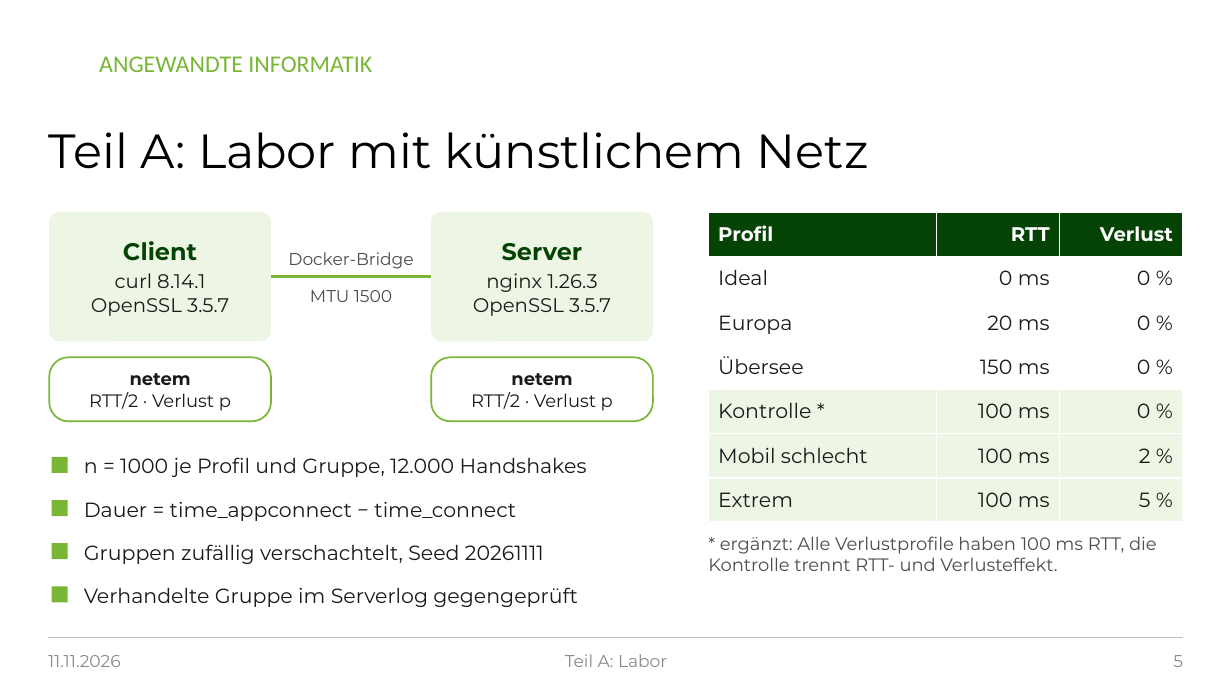
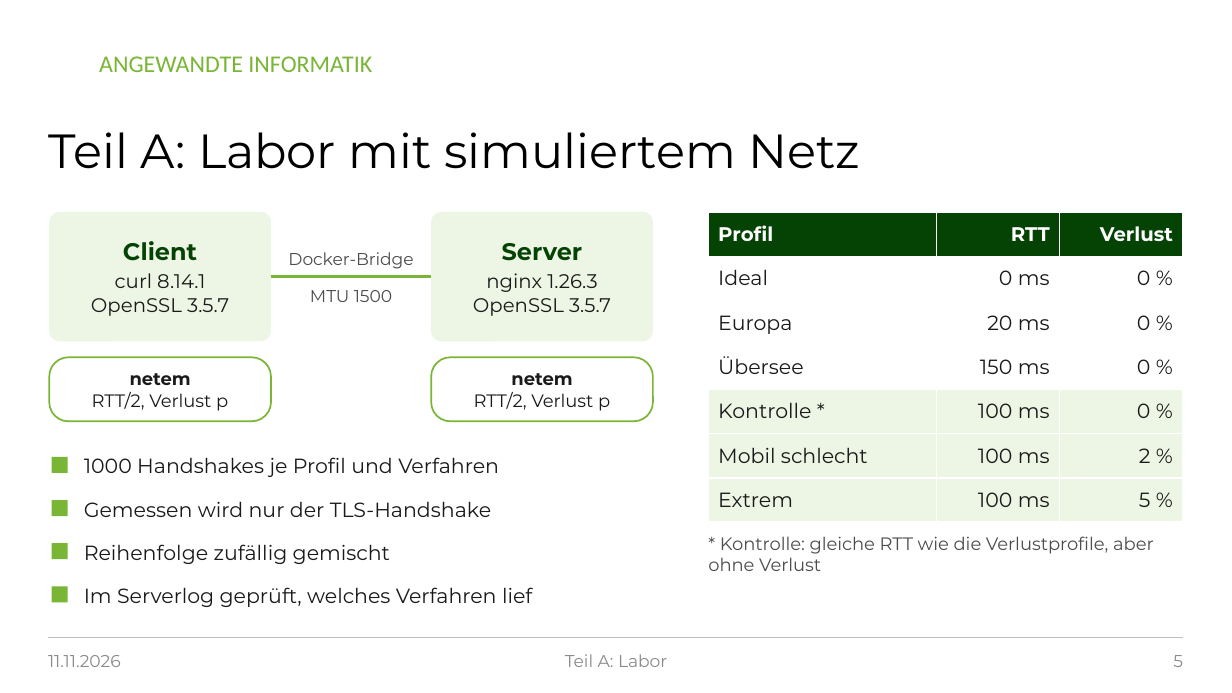
Before and after one commit to raphi98/singer-postquantum-experiment, a slide deck: slide 5 of praesentation/PQ-TLS_Praesentation_2026-11-11.pptx. Drawn at 1232x693 pixels with LibreOffice and Linux fonts; fonts in the diff are those of the drawing; background and template pictures are left out. Boxes give left, top, right and bottom in pixels: in the first picture for what was removed or moved away, otherwise in the second. Text is boxed around its words. In the diff, an @@ line names an element or a change of style, - is before the commit and + after.

```diff
--- a/praesentation/PQ-TLS_Praesentation_2026-11-11.pptx
+++ b/praesentation/PQ-TLS_Praesentation_2026-11-11.pptx
@@ title at (49, 132, 861, 169): text changed @@
-Teil A: Labor mit künstlichem Netz
+Teil A: Labor mit simuliertem Netz
@@ text in rounded rectangle at (92, 392, 228, 411): text changed @@
-RTT/2 · Verlust p
+RTT/2, Verlust p
@@ text in rounded rectangle at (474, 392, 610, 411): text changed @@
-RTT/2 · Verlust p
+RTT/2, Verlust p
@@ text at (84, 457, 499, 477): text changed @@
-n = 1000 je Profil und Gruppe, 12.000 Handshakes
+1000 Handshakes je Profil und Verfahren
@@ text at (84, 501, 491, 517): text changed @@
-Dauer = time_appconnect − time_connect
+Gemessen wird nur der TLS-Handshake
@@ text at (708, 536, 1154, 571): text changed @@
-* ergänzt: Alle Verlustprofile haben 100 ms RTT, die Kontrolle trennt RTT- und Verlusteffekt.
+* Kontrolle: gleiche RTT wie die Verlustprofile, aber ohne Verlust
@@ text at (84, 544, 390, 564): text changed @@
-Gruppen zufällig verschachtelt, Seed 20261111
+Reihenfolge zufällig gemischt
@@ text at (84, 587, 532, 607): text changed @@
-Verhandelte Gruppe im Serverlog gegengeprüft
+Im Serverlog geprüft, welches Verfahren lief
```
Also in this commit, not shown: 22 other slides changed, 2 other files.
